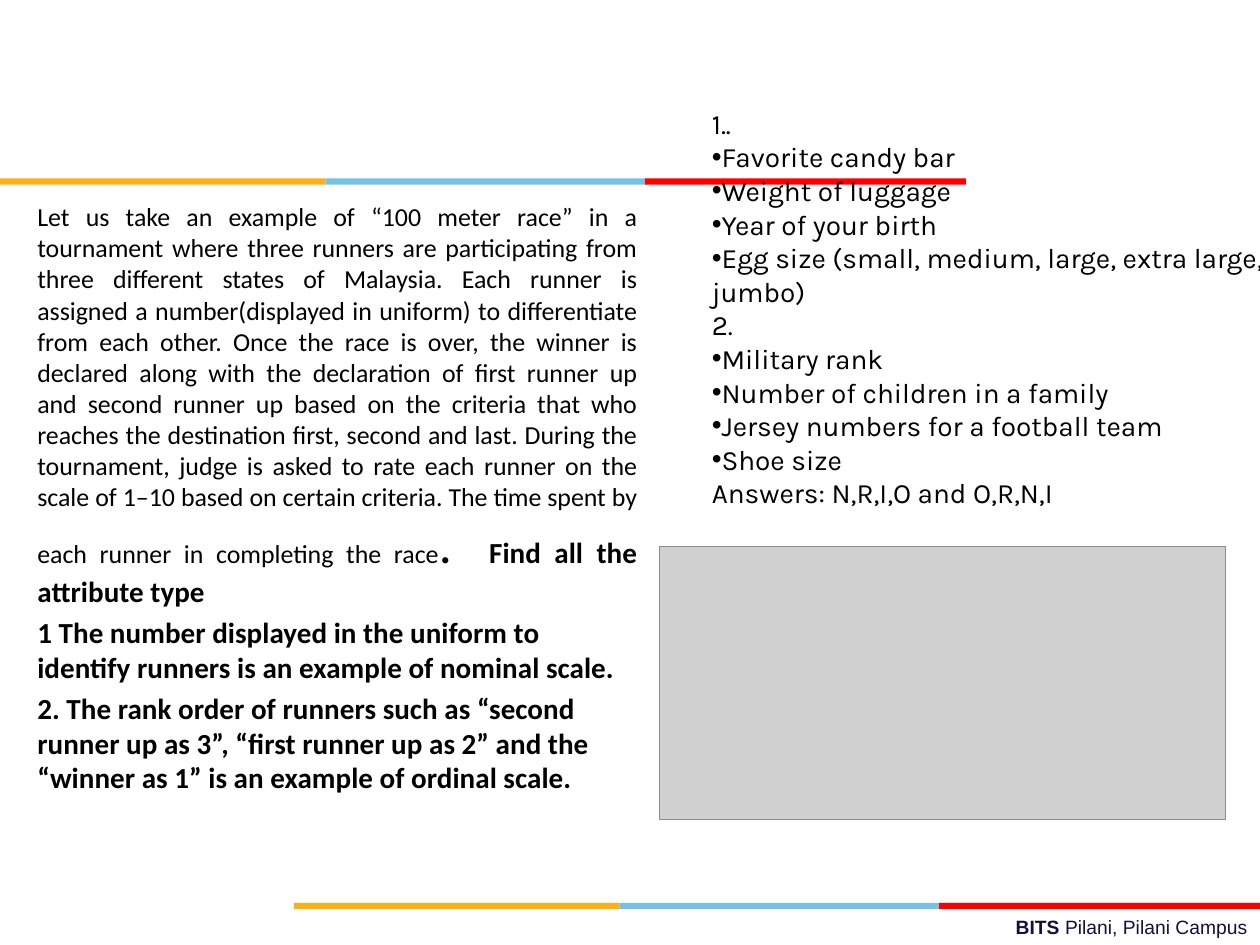
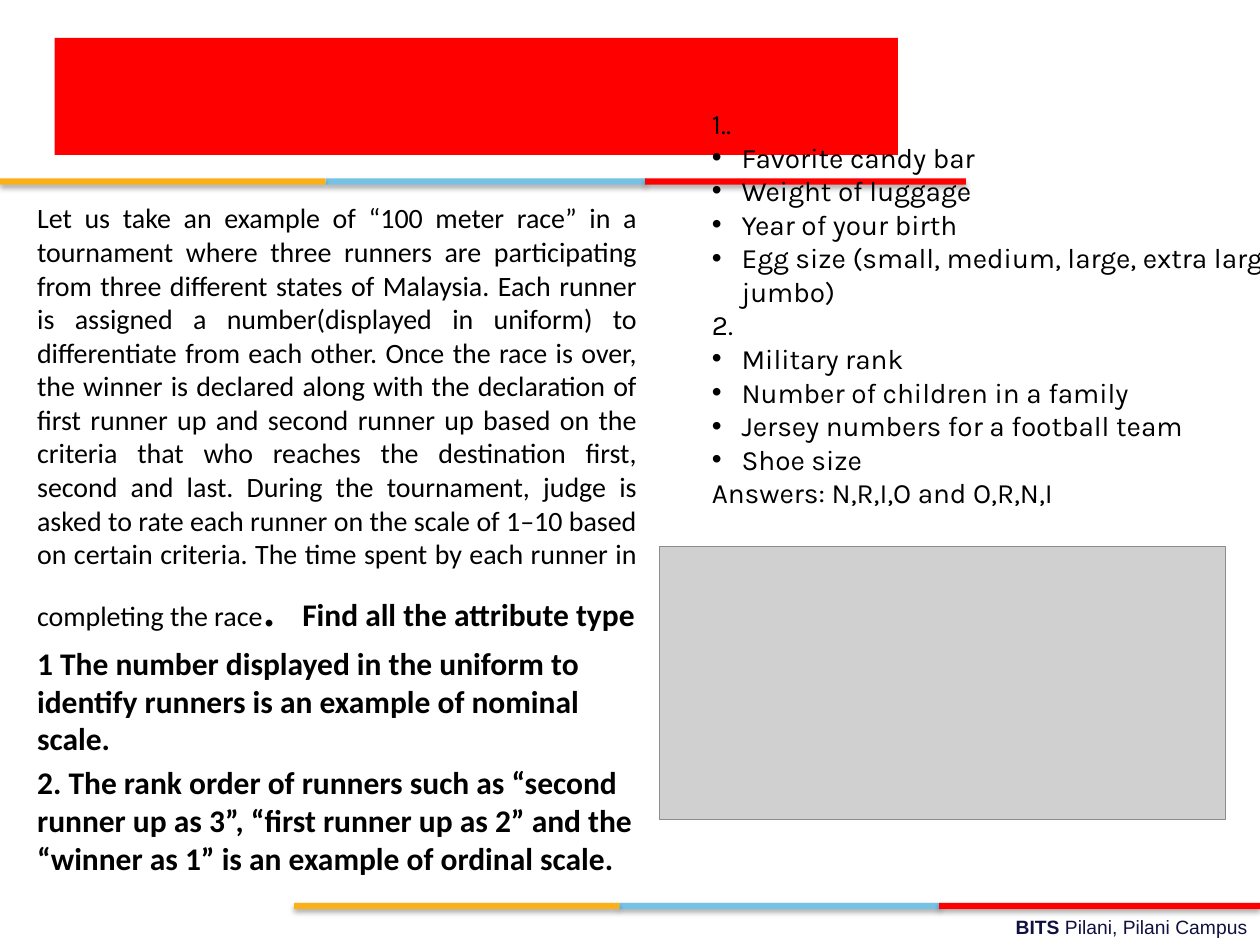
Before and after one commit to ElisonSherton/MTech_DSE, a slide deck: slide 25 of Sem1/DM/lecture_slides/Review session.pptx. Drawn at 1260x945 pixels with LibreOffice and Linux fonts; fonts in the diff are those of the drawing; grey boxes stand for pictures; background and template pictures are left out. Boxes give left, top, right and bottom in pixels: in the first picture for what was removed or moved away, otherwise in the second. Text is boxed around its words. In the diff, an @@ line names an element or a change of style, - is before the commit and + after.

```diff
--- a/Sem1/DM/lecture_slides/Review session.pptx
+++ b/Sem1/DM/lecture_slides/Review session.pptx
@@ rectangle added at box(54, 38, 897, 155), fill #FF0000 @@
@@ text at box(742, 142, 1208, 471): indent changed @@
@@ shadow on in 6 elements at box(620, 903, 941, 910), box(294, 903, 619, 910), box(939, 903, 1260, 910), box(325, 179, 646, 185), box(0, 179, 325, 185), box(645, 179, 966, 185) @@
@@ text "Let us take an example ..." at box(37, 208, 637, 836): size 14.8 to 16 pt in "Let us take an example of “100 ..."; size 29.6 to 32 pt in "race."; size 16.6 to 18 pt in "Find all the attribute type", "1 The number displayed in the uniform ...", "2. The rank order of runners such ..."; more space between paragraphs @@
```
Also in this commit, not shown: 51 other slides changed, 15 other files.
